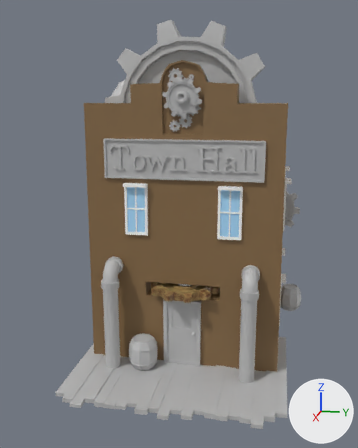
What one commit did to the FBX model Maya/TownhallAnimation.fbx.
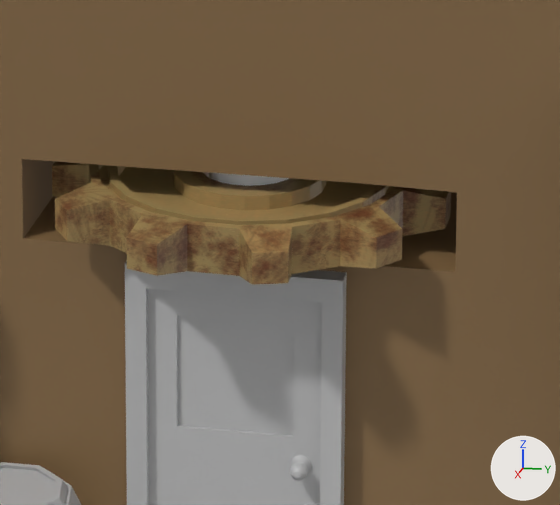
The first picture shows the older version from a camera (50 mm lens) standing at (0.678, 0.119, 0.384) and looking at (-0.053, -0.027, 0.201). The close-ups show both versions on the part from 40% to 66% of the width and 57% to 76% of the height of that picture; other places that the commit changed are outside them. Every picture has the same lights, and +X, +Y and +Z are marked at lower right. Where no turn or scale is listed for an object, it has been applied to the vertices.

Script lines for the objects in view, before the commit:
```python
me_mesh = bpy.data.meshes.new('Mesh')
me_mesh.from_pydata(...)  # 174 vertices, 164 faces; spans x -0.298..0.047, y -0.131..0.131, z -0.046..0.368
me_mesh.materials.append(mat_walls)  # brown #876b48
me_mesh_026 = bpy.data.meshes.new('Mesh.026')
me_mesh_026.from_pydata(...)  # 137 vertices, 144 faces; spans x -0.0194..0.0203, y -0.0201..0.0201, z -0.0297..0.0128
me_mesh_026.materials.append(mat_barrel)  # grey #bcbcbc
me_mesh_027 = bpy.data.meshes.new('Mesh.027')
me_mesh_027.from_pydata(...)  # 480 vertices, 480 faces; spans x -1.24..1.24, y -0.5..0.5, z -1.24..1.24
me_mesh_027.materials.append(mat_cog_1)  # picture img_initialshadinggroup_base_color_png
ob_pcube1 = bpy.data.objects.new('pCube1', me_mesh)
ob_pcube1.location = (0.0121, 0.0, 0.0647)
ob_pcylinder25 = bpy.data.objects.new('pCylinder25', me_mesh_026)
ob_pcylinder25.location = (0.0766, -0.0513, 0.0579)
ob_ppipe40 = bpy.data.objects.new('pPipe40', me_mesh_027)
ob_ppipe40.location = (0.0427, -0.0002, 0.1355)
ob_ppipe40.rotation_euler = (-1.571, 0.0, -2.702)  # degrees (-90, 0, -155)
ob_ppipe40.scale = (0.0381, 0.0113, 0.0381)
# also in view: 'pCube9' at (0.059, 0.0, 0.076); 'pCylinder5' at (0.041, 0.0, 0.139)
```
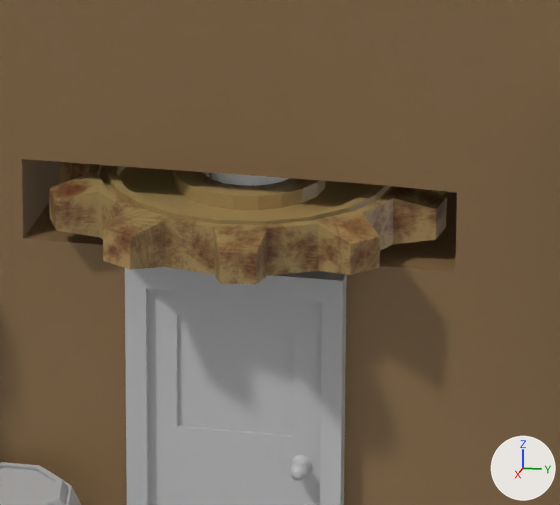
Boxes [x1, y1, x2, y2] around the edits, measured in the close-ups (560 x 505 px):
'pPipe40', turned
    before: [52, 162, 451, 284]
    after: [49, 162, 447, 284]

The change, as a list of edits to the scene's bpy script:
```text
Change ob_ppipe40:
    ob_ppipe40.rotation_euler: (-1.571, 0.0, -2.702) -> (-1.571, 0.0, -2.223)  # degrees (-90, 0, -155) -> degrees (-90, 0, -127)
```
